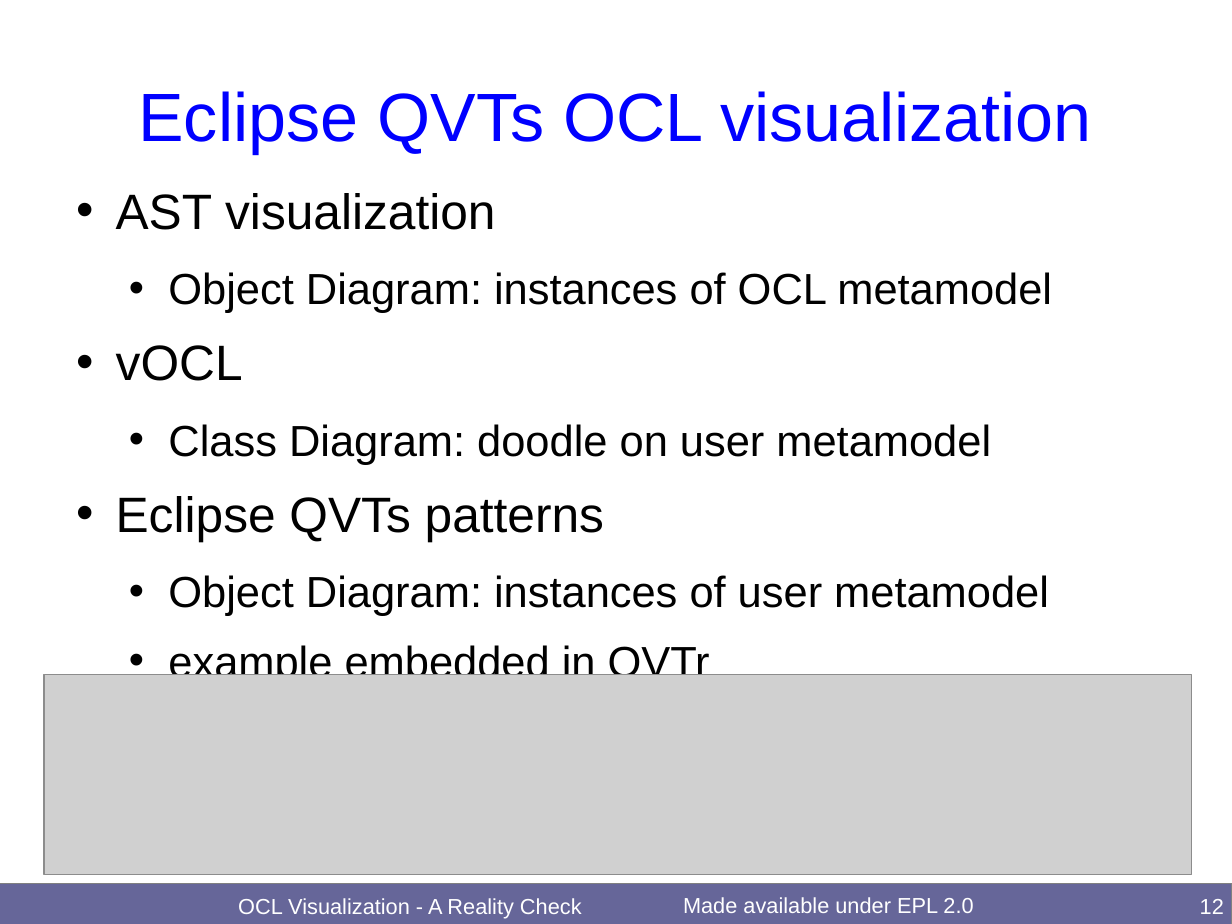
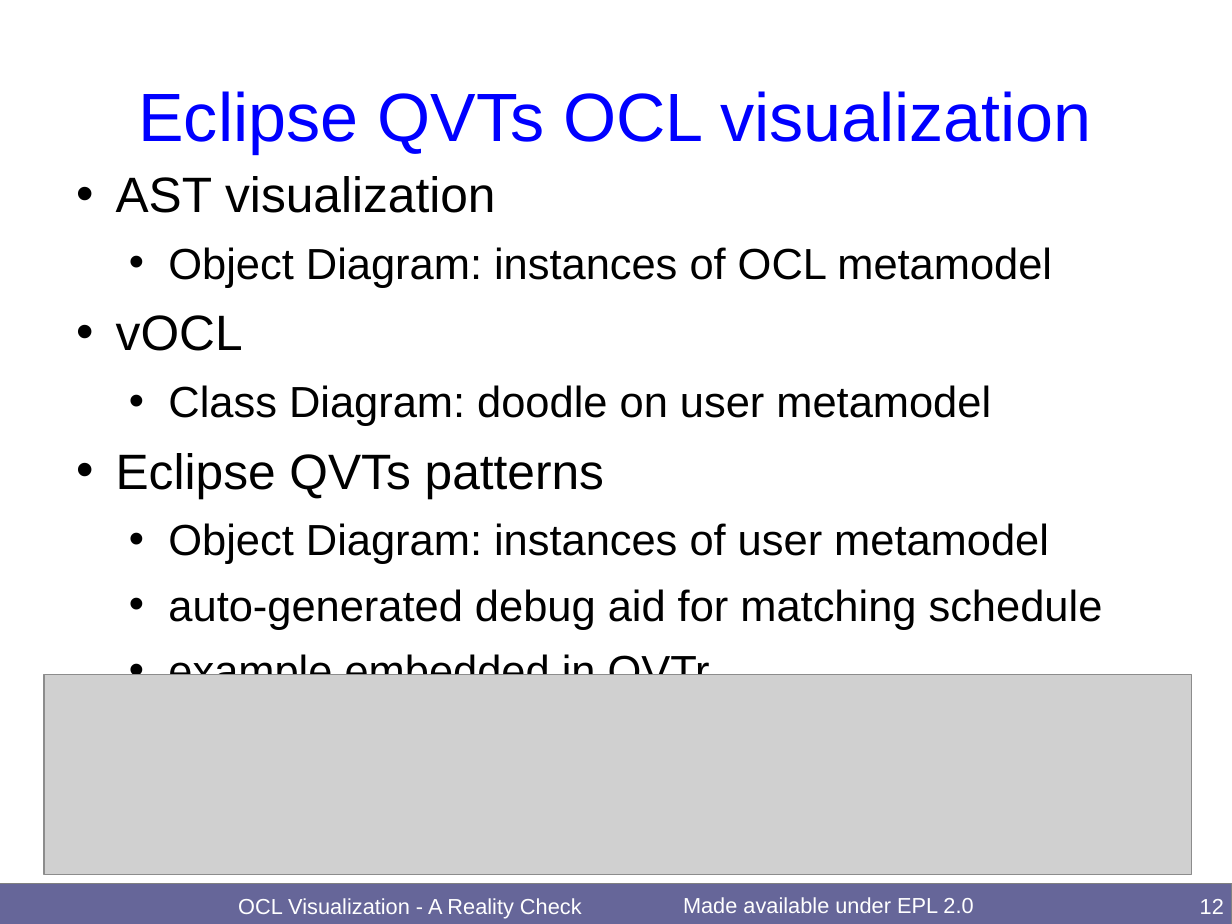
Before and after one commit to eclipse-ocl/ocl-website, a slide deck: slide 12 of ocl/docs/publications/OCL2019Visuals/OCLVisualization.odp. Drawn at 1232x924 pixels with LibreOffice and Linux fonts; fonts in the diff are those of the drawing; grey boxes stand for pictures. Boxes give left, top, right and bottom in pixels: in the first picture for what was removed or moved away, otherwise in the second. Text is boxed around its words. In the diff, an @@ line names an element or a change of style, - is before the commit and + after.

Commit message:
[ocl] Final Keynote / Visualization / Map Type slides

```diff
--- a/ocl/docs/publications/OCL2019Visuals/OCLVisualization.odp
+++ b/ocl/docs/publications/OCL2019Visuals/OCLVisualization.odp
@@ text "AST visualization": place and size @@
-text "AST visualization" at (116, 193, 1052, 686)
+text "AST visualization" at (116, 176, 1103, 675)
@@ text at (116, 176, 1052, 675): less space between paragraphs @@
@@ text at (168, 589, 1103, 630): paragraph added @@
+  • auto-generated debug aid for matching schedule
```
Also in this commit, not shown: 4 other slides changed, 2 slides added, 2 other files.
